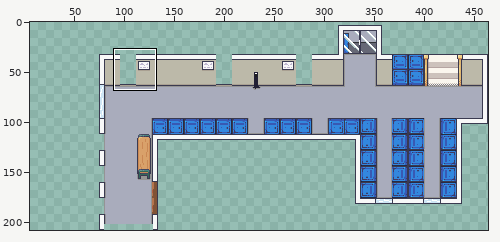
One commit to this sprite sheet: images/maps/KorytarzLewyLower.png. Above: a wide view before the commit, with the close-up outlined.
Close-up. Before the commit:
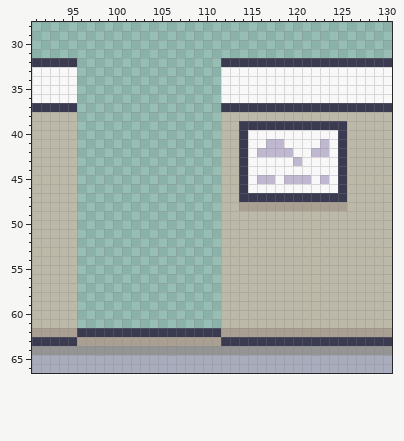
The file is 400x208 pixels. Colours within 5 levels of each other are drawn and written as one. Shown: x 91..130, y 28..66. The old version is drawn lined up with the new one, on the new canvas. The wide view leaves out empty margins. The commit also changed other parts of the picture, which this record leaves out.
Now the later version:
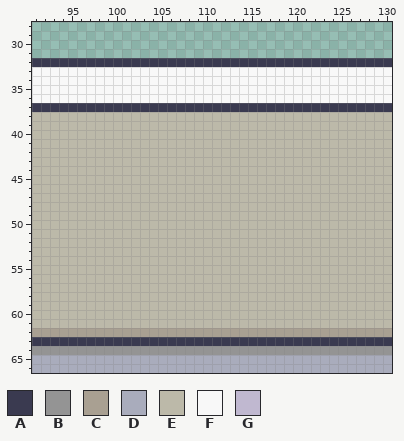
Palette (. is transparent): A #3a3a50  B #949494  C #a9a092  D #a9acbc  E #bcb9a9  F #f8f8f8  G #c0b8d0
What changed:
canvas 400x208 -> 464x208, the old top-left corner now at 64,0
y 32: x 96..111 ................ -> AAAAAAAAAAAAAAAA
y 33..36: x 96..111 ................ -> FFFFFFFFFFFFFFFF
y 37: x 96..111 ................ -> AAAAAAAAAAAAAAAA
y 38: x 96..111 ................ -> EEEEEEEEEEEEEEEE
y 39: x 96..111 ................ -> EEEEEEEEEEEEEEEE; x 114..125 AAAAAAAAAAAA -> EEEEEEEEEEEE
y 40: x 96..111 ................ -> EEEEEEEEEEEEEEEE; x 114..125 AFFFFFFFFFFA -> EEEEEEEEEEEE
y 41: x 96..111 ................ -> EEEEEEEEEEEEEEEE; x 114..125 AFFGGFFFFGFA -> EEEEEEEEEEEE
y 42: x 96..111 ................ -> EEEEEEEEEEEEEEEE; x 114..125 AFGGGGFFGGFA -> EEEEEEEEEEEE
y 43: x 96..111 ................ -> EEEEEEEEEEEEEEEE; x 114..125 AFFFFFGFFFFA -> EEEEEEEEEEEE
y 44: x 96..111 ................ -> EEEEEEEEEEEEEEEE; x 114..125 AFFFFFFFFFFA -> EEEEEEEEEEEE
y 45: x 96..111 ................ -> EEEEEEEEEEEEEEEE; x 114..125 AFGGFGGGFGFA -> EEEEEEEEEEEE
y 46: x 96..111 ................ -> EEEEEEEEEEEEEEEE; x 114..125 AFFFFFFFFFFA -> EEEEEEEEEEEE
y 47: x 96..111 ................ -> EEEEEEEEEEEEEEEE; x 114..125 AAAAAAAAAAAA -> EEEEEEEEEEEE
y 48: x 96..111 ................ -> EEEEEEEEEEEEEEEE; x 114..125 CCCCCCCCCCCC -> EEEEEEEEEEEE
y 49..61: x 96..111 ................ -> EEEEEEEEEEEEEEEE
y 62: x 96..111 AAAAAAAAAAAAAAAA -> CCCCCCCCCCCCCCCC
y 63: x 96..111 CCCCCCCCCCCCCCCC -> AAAAAAAAAAAAAAAA
Where, in picture pixels (left, top, right, bottom), the same in both close-ups:
changed: (77, 58, 347, 346)
